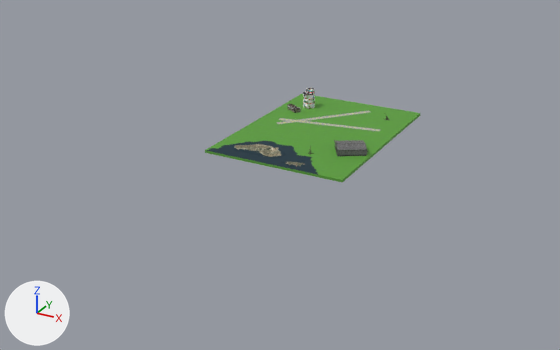
The glTF model Assets/Models/Zones/Midway.glb as it was, and as the next commit left it.
Before and after are seen from a 50 mm lens placed at (255.0, -530.0, 219.0), pointed at (-19.0, -31.0, -30.0). The lights are fixed; the arrows at lower left show +X, +Y and +Z. Where no turn or scale is listed for an object, it has been applied to the vertices.

In view in the first picture: 'Asset Flak.003', 'Ground', 'Object_3'.
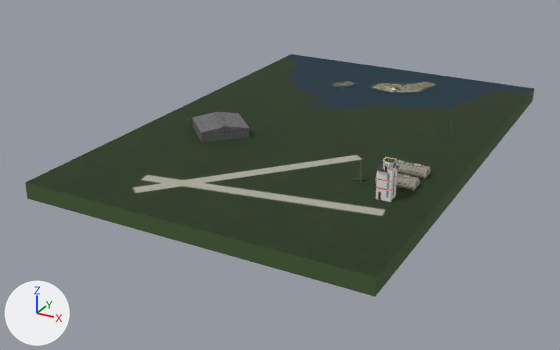
ob_asset_flak is not drawn itself; it is the parent of ob_asset_flak_003.

What differs and where, as boxes [x1, y1, x2, y2] in the pictures (560 x 350 px):
'Cube', added (green)
    after: [25, 54, 534, 297]
'Ground', deleted (green)
    before: [205, 87, 421, 182]
    faces in mat_strip (picture img_fieldtexture2): [205, 94, 421, 182]
    faces in mat_hangar: [334, 140, 368, 156]
    faces in mat_tower_001 (white #e7e5e5): [303, 87, 315, 109]
'Object_2', added
    after: [187, 112, 255, 142]
'Object_3', moved, turned, rescaled
    before: [234, 143, 305, 167]
    after: [330, 81, 438, 94]
'German.Control.Tower.1.700', added
    after: [376, 157, 400, 202]
    faces in mat_tower_002 (white #eae8e8): [376, 157, 397, 202]
'Cylinder001_Barrack Texture Map_0.002', added
    after: [397, 160, 430, 179]
'Cylinder001_Barrack Texture Map_0.001', added
    after: [375, 173, 420, 191]
'Asset Flak.003', moved, rescaled
    before: [383, 114, 390, 121]
    after: [355, 160, 369, 183]

What the commit changed:
Picture 'TextureMidway_4K' (img_texturemidway_4k) is new.
Material 'Barrack_Texture_Map.001' (mat_barrack_texture_map_001) is new.
Its texture is img_image_0_002.
Its roughness is 0.6.
Material 'Strip.001' (mat_strip_001) is new.
Its texture is img_texturemidway_4k.
Its roughness is 0.9.
Material 'Tower.002' (mat_tower_002) is new.
Its base color is (0.822, 0.809, 0.809) (white #eae8e8).
Its roughness is 0.704.
Mesh me_cylinder001_barrack_texture_map_0_002 is new.
It has 378 vertices, 802 faces and spans x -14.9..14.0, y -6.3..6.3, z 0.7..7.7.
It uses material mat_barrack_texture_map_001 (picture img_image_0_002).
Mesh me_cylinder001_barrack_texture_map_0_001 is new.
It has 378 vertices, 802 faces and spans x -14.9..14.0, y -6.3..6.3, z 0.7..7.7.
It uses material mat_diffuse_001 (picture img_image_0_002).
Mesh me_cube_001 is new.
It is a box spanning x -128.0..128.0, y -192.0..192.0, z -9.0..3.0.
It uses material mat_strip_001 (picture img_texturemidway_4k).
Mesh me_object_0_001 is new.
It has 469 vertices, 267 faces and spans x -29.5..30.1, y -29.4..30.2, z -3.7..10.8.
It uses material mat_hangar.
Mesh me_german_control_tower_1_700 is new.
It has 893 vertices, 1884 faces and spans x -6.0..6.0, y -6.3..6.3, z 0.0..27.0.
Faces by material slot: [988, 647, 30, 80, 121, 18].
It uses material mat_tower_002 (white #eae8e8).
It uses material mat_wood (dark red #581006).
It uses material mat_red (red #f31718).
It uses material mat_glass (cyan #acf3ff).
It uses material mat_roof (black #3a363c).
It uses material mat_yellow (yellow #e7d817).
Object 'Asset Flak' (ob_asset_flak) moves from (38.03, 50.26, 0.523) to (0.0, -0.0285, 3.0).
Object 'Asset Flak' (ob_asset_flak) is rescaled from (0.00005, 0.00005, 0.00005) to (0.0001, 0.0001, 0.0001).
Object 'Asset Flak.003' (ob_asset_flak_003) moves from (10459.0, -0.0312, -569.6) to (10459.0, 701628.0, 793256.0).
Object 'Object_3' (ob_object_3) moves from (0.0, -74.1, 1.2) to (-17.8, 135.0, 3.5).
Object 'Object_3' (ob_object_3) turns from (-90, 0, 167) to (-90, 0, 24) degrees about x, y and z.
Object 'Object_3' (ob_object_3) is rescaled from (0.0025, 0.0005, 0.0025) to (0.00375, 0.001, 0.00375).
Object 'Ground' (ob_ground) is deleted.
Object 'Cylinder001_Barrack Texture Map_0.002' (ob_cylinder001_barrack_texture_map_0_002) is new; it shows me_cylinder001_barrack_texture_map_0_002.
Its location is (93.9, -51.3, 3.0).
Object 'Cylinder001_Barrack Texture Map_0.001' (ob_cylinder001_barrack_texture_map_0_001) is new; it shows me_cylinder001_barrack_texture_map_0_001.
Its location is (93.9, -73.2, 3.0).
Object 'Cube' (ob_cube) is new; it shows me_cube_001.
Its location is (0.0, 0.0, 0.0).
Object 'Object_2' (ob_object_2) is new; it shows me_object_0_001.
Its location is (-65.3, -45.9, 3.0).
Object 'German.Control.Tower.1.700' (ob_german_control_tower_1_700) is new; it shows me_german_control_tower_1_700.
Its location is (95.0, -96.0, 3.0).
